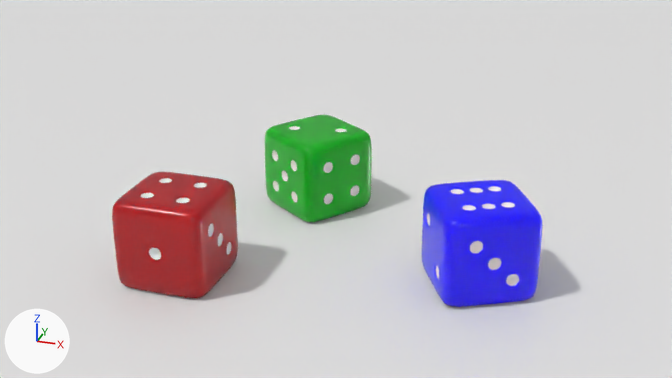
The Blender file udemy-environments/dice.blend as it was, and as the next commit left it.
Rendered twice from the file's camera 'Camera'. Every picture has the same lights, and +X, +Y and +Z are marked at lower left.

The scene before the commit, as lines of its bpy script (objects in view):
```python
me_cube = bpy.data.meshes.new('Cube')
me_cube.from_pydata(...)  # 257 vertices, 297 faces; spans x -0.411..0.365, y -0.377..0.399, z -0.411..0.365
me_cube.polygons.foreach_set('use_smooth', [True] * 297)
# faces by material slot: [213, 84]
me_cube.materials.append(mat_main_color)  # red #aa0d16
me_cube.materials.append(mat_white)  # white #e7e7e7
me_cube_002 = bpy.data.meshes.new('Cube.002')
me_cube_002.from_pydata(...)  # 257 vertices, 297 faces; spans x -0.411..0.365, y -0.377..0.399, z -0.411..0.365
me_cube_002.polygons.foreach_set('use_smooth', [True] * 297)
# faces by material slot: [213, 84]
me_cube_002.materials.append(mat_main_color_blue)  # blue #0c01ff
me_cube_002.materials.append(mat_white)  # white #e7e7e7
me_plane = bpy.data.meshes.new('Plane')
me_plane.from_pydata([(-27.9, -27.9, 0.0), (27.9, -27.9, 0.0), (-27.9, 27.9, 0.0), (27.9, 27.9, 0.0)], [], [(0, 1, 3, 2)])
ob_cube = bpy.data.objects.new('Cube', me_cube)
ob_cube.location = (0.565, -0.722, 0.4)
_m = ob_cube.modifiers.new('Subdivision', 'SUBSURF')
_m.levels = 3
_m.render_levels = 3
ob_cube_002 = bpy.data.objects.new('Cube.002', me_cube_002)
ob_cube_002.location = (2.921, -0.132, 0.358)
ob_cube_002.rotation_euler = (3.142, 0.0, -1.085)  # degrees (180, 0, -62)
_m = ob_cube_002.modifiers.new('Subdivision', 'SUBSURF')
_m.levels = 3
_m.render_levels = 3
ob_plane = bpy.data.objects.new('Plane', me_plane)
ob_plane.location = (0.0, 0.0, 0.0)
# also in view: 'Cube.001' at (1.17, 0.98, 0.38)
```
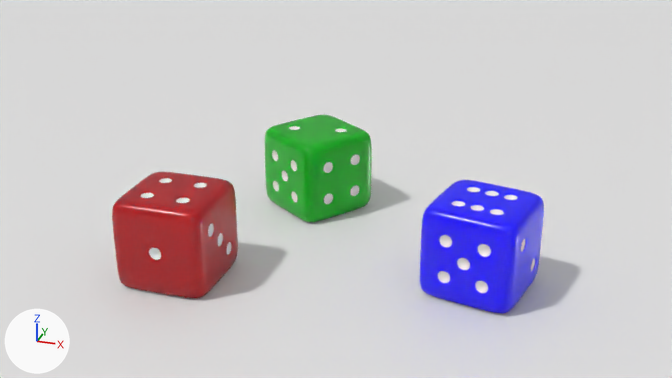
Edits to the bpy script that builds the scene:
```text
Change ob_cube_002:
    ob_cube_002.rotation_euler: (3.142, 0.0, -1.085) -> (3.142, 0.0, 1.37)  # degrees (180, 0, -62) -> degrees (180, 0, 78)
```

Pixel boxes [x1, y1, x2, y2] of what changed, in the pictures (672 x 378 px):
'Cube.002', turned: before [422, 180, 543, 307]; after [420, 180, 544, 314]
